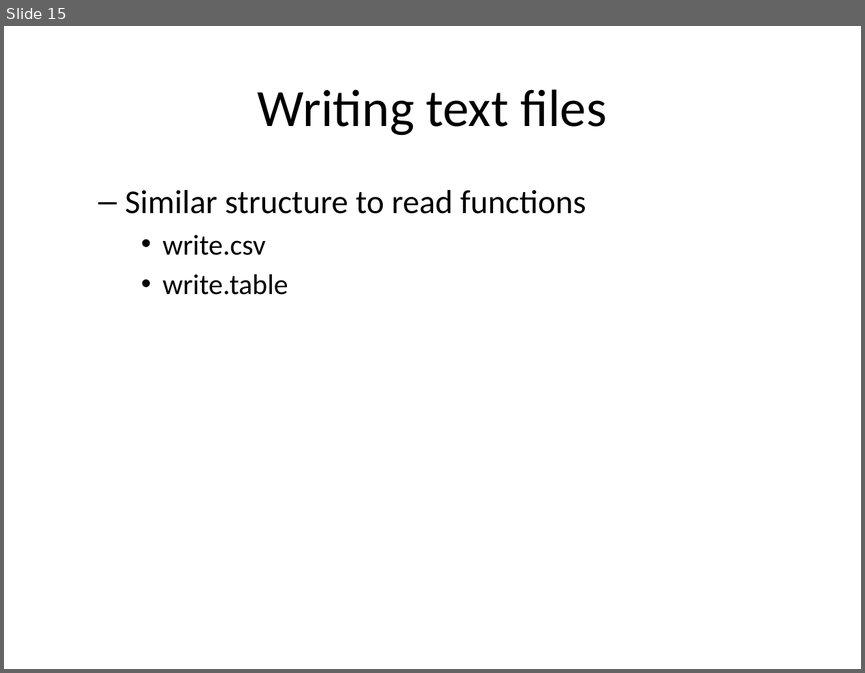
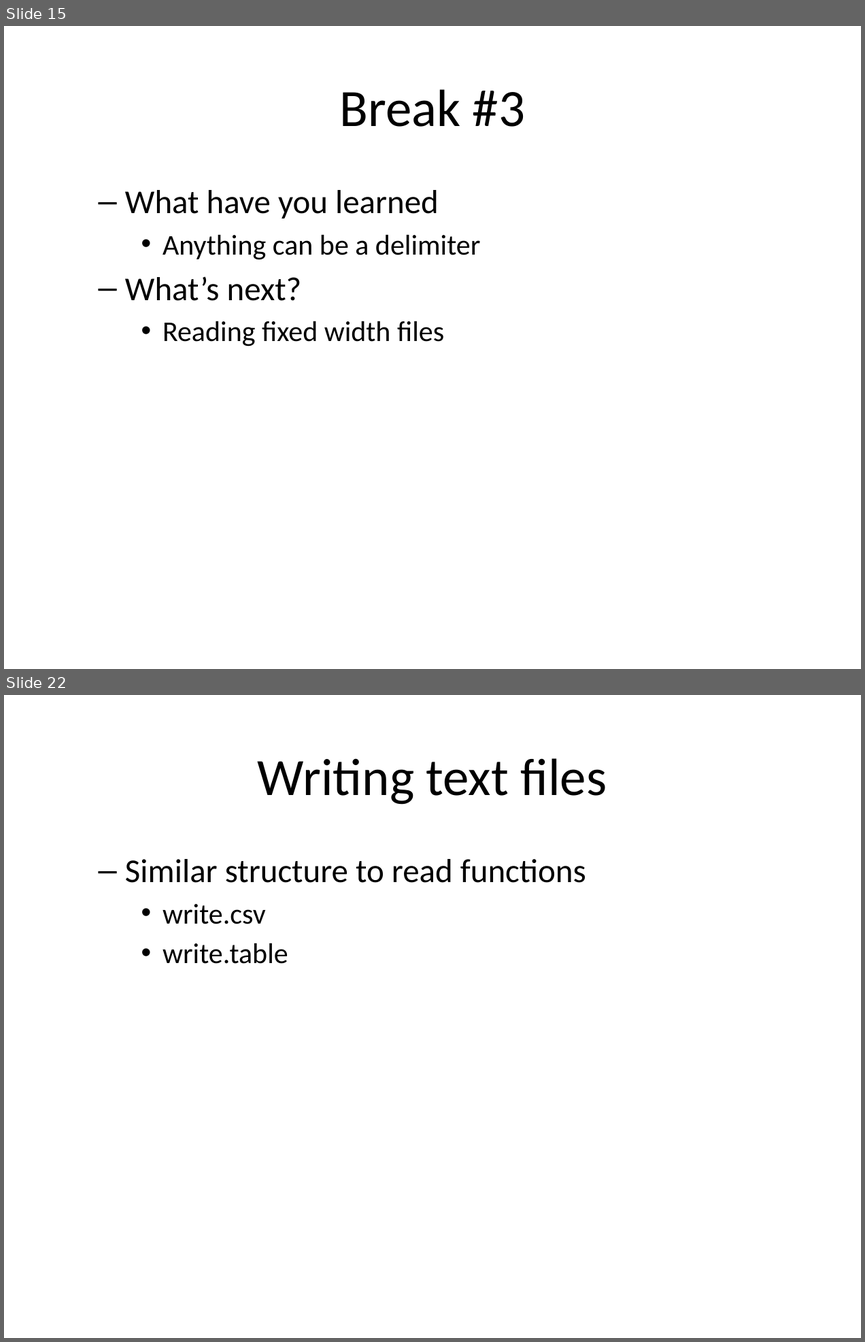
Before and after one commit to pmean/classes, a slide deck: introduction-to-r/src/v03-slides-and-speaker-notes.pptx. Shown one above the other, each under a label of ours: slide 15 before the commit, slides 15 and 22 after it; the slides between them are not shown. The pictures are 865x673 and 865x1342 pixels, drawn with LibreOffice and Linux fonts; fonts in the diff are those of the drawing. Boxes give left, top, right and bottom in pixels: in the first picture for what was removed or moved away, otherwise in the second. Text is boxed around its words. In the diff, an @@ line names an element or a change of style, - is before the commit and + after.

```diff
--- a/introduction-to-r/src/v03-slides-and-speaker-notes.pptx
+++ b/introduction-to-r/src/v03-slides-and-speaker-notes.pptx
@@ slide 15 added at (4,26,861,669), background #FFFFFF @@
@@ title added at (340,89,525,127), 44 pt, text #000000 @@
+Break #3
@@ text added at (125,190,480,346), 24 pt, text #000000 @@
+  – What have you learned
+    • Anything can be a delimiter
+  – What’s next?
+    • Reading fixed width files
@@ what was slide 15 is now slide 22 @@
```
Also in this commit, not shown: 19 slides changed, 6 other slides added, 6 other files.
